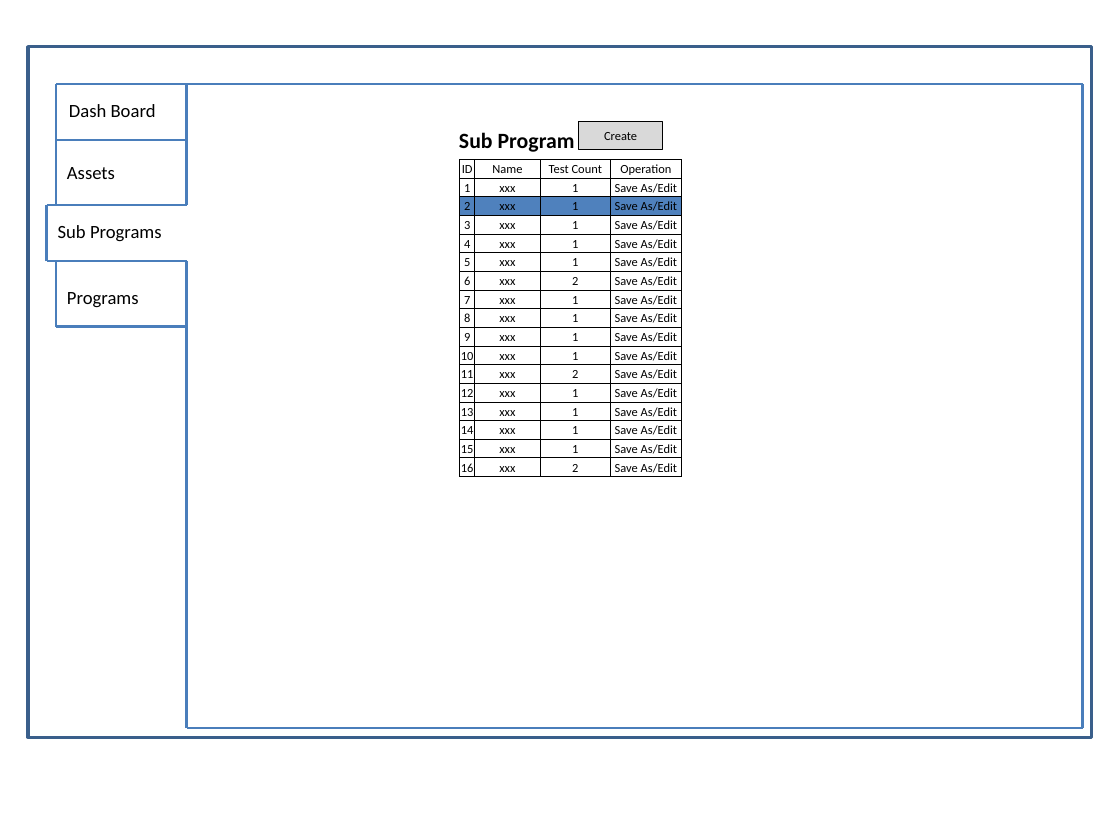
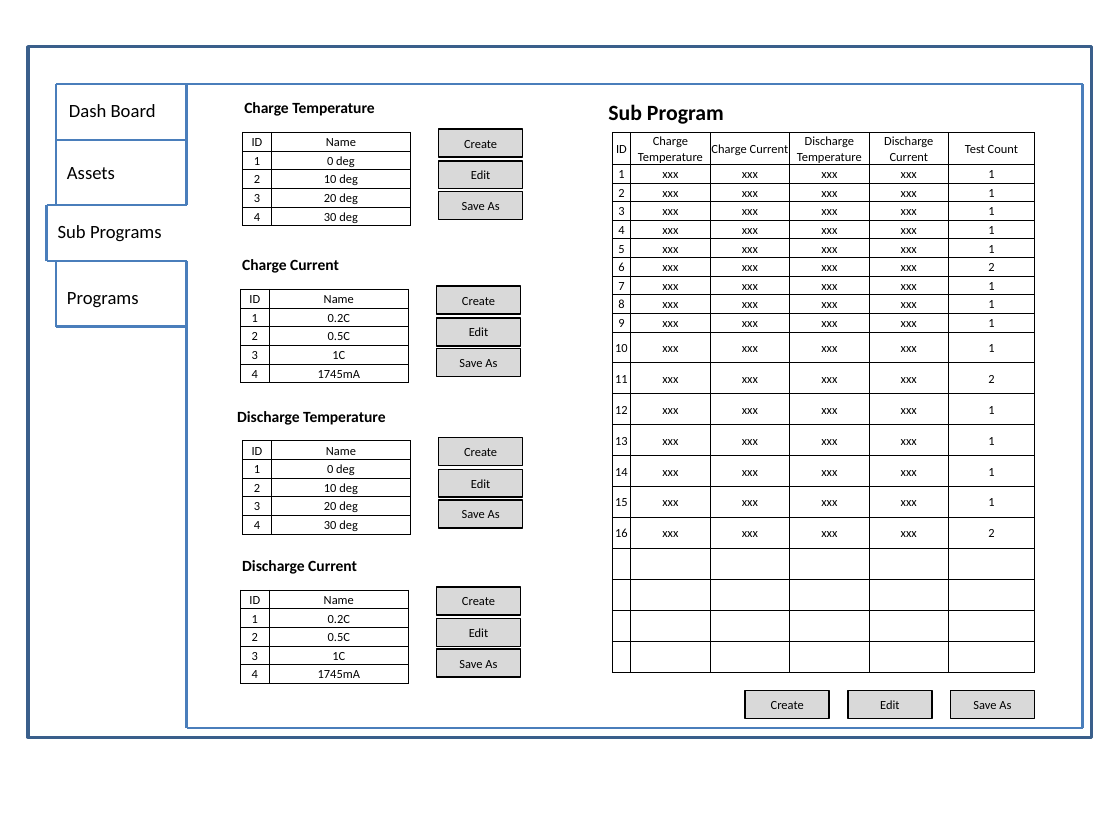
Before and after one commit to happylennychen/BCLabManagerV2, a slide deck: slide 14 of Doc/UI Design.pptx. Drawn at 1120x840 pixels with LibreOffice and Linux fonts; fonts in the diff are those of the drawing. Boxes give left, top, right and bottom in pixels: in the first picture for what was removed or moved away, otherwise in the second. Text is boxed around its words. In the diff, an @@ line names an element or a change of style, - is before the commit and + after.

```diff
--- a/Doc/UI Design.pptx
+++ b/Doc/UI Design.pptx
@@ text added at [244, 102, 374, 116], 10 pt, text #000000, bold @@
+Charge Temperature
@@ text "Sub Program": place and size @@
-text "Sub Program" at [459, 132, 575, 152]
+text "Sub Program" at [608, 104, 724, 124]
@@ table added at [243, 132, 411, 227], 5 rows, 2 columns @@
+ID | Name
+1 | 0 deg
+2 | 10 deg
+3 | 20 deg
+4 | 30 deg
@@ rectangle added at [439, 129, 523, 157], fill #D9D9D9, outline #000000 1 pt, 8 pt, text #000000 @@
+Create
@@ table at [613, 132, 1035, 672] @@
-ID | Name | Test Count | Operation
-1 | xxx | 1 | Save As/Edit
-2 | xxx | 1 | Save As/Edit
-3 | xxx | 1 | Save As/Edit
-4 | xxx | 1 | Save As/Edit
-5 | xxx | 1 | Save As/Edit
-6 | xxx | 2 | Save As/Edit
-7 | xxx | 1 | Save As/Edit
-8 | xxx | 1 | Save As/Edit
-9 | xxx | 1 | Save As/Edit
-10 | xxx | 1 | Save As/Edit
-11 | xxx | 2 | Save As/Edit
-12 | xxx | 1 | Save As/Edit
-13 | xxx | 1 | Save As/Edit
-14 | xxx | 1 | Save As/Edit
-15 | xxx | 1 | Save As/Edit
-16 | xxx | 2 | Save As/Edit
+ID | Charge Temperature | Charge Current | Discharge Temperature | Discharge Current | Test Count
+1 | xxx | xxx | xxx | xxx | 1
+2 | xxx | xxx | xxx | xxx | 1
+3 | xxx | xxx | xxx | xxx | 1
+4 | xxx | xxx | xxx | xxx | 1
+5 | xxx | xxx | xxx | xxx | 1
+6 | xxx | xxx | xxx | xxx | 2
+7 | xxx | xxx | xxx | xxx | 1
+8 | xxx | xxx | xxx | xxx | 1
+9 | xxx | xxx | xxx | xxx | 1
+10 | xxx | xxx | xxx | xxx | 1
+11 | xxx | xxx | xxx | xxx | 2
+12 | xxx | xxx | xxx | xxx | 1
+13 | xxx | xxx | xxx | xxx | 1
+14 | xxx | xxx | xxx | xxx | 1
+15 | xxx | xxx | xxx | xxx | 1
+16 | xxx | xxx | xxx | xxx | 2
+ |  |  |  |  | 
+ |  |  |  |  | 
+ |  |  |  |  | 
+ |  |  |  |  | 
@@ table: place and size @@
-table at [459, 159, 681, 477]
+table at [613, 132, 1035, 672]
@@ rectangle added at [439, 161, 523, 189], fill #D9D9D9, outline #000000 1 pt, 8 pt, text #000000 @@
+Edit
@@ rectangle added at [439, 192, 523, 220], fill #D9D9D9, outline #000000 1 pt, 8 pt, text #000000 @@
+Save As
@@ text added at [242, 259, 339, 273], 10 pt, text #000000, bold @@
+Charge Current
@@ table added at [241, 289, 409, 382], 5 rows, 2 columns @@
+ID | Name
+1 | 0.2C
+2 | 0.5C
+3 | 1C
+4 | 1745mA
@@ rectangle added at [437, 286, 521, 314], fill #D9D9D9, outline #000000 1 pt, 8 pt, text #000000 @@
+Create
@@ rectangle added at [437, 318, 521, 346], fill #D9D9D9, outline #000000 1 pt, 8 pt, text #000000 @@
+Edit
@@ rectangle added at [437, 348, 521, 376], fill #D9D9D9, outline #000000 1 pt, 8 pt, text #000000 @@
+Save As
@@ text added at [237, 411, 385, 425], 10 pt, text #000000, bold @@
+Discharge Temperature
@@ table added at [243, 441, 411, 535], 5 rows, 2 columns @@
+ID | Name
+1 | 0 deg
+2 | 10 deg
+3 | 20 deg
+4 | 30 deg
@@ rectangle added at [439, 438, 523, 466], fill #D9D9D9, outline #000000 1 pt, 8 pt, text #000000 @@
+Create
@@ rectangle added at [439, 469, 523, 497], fill #D9D9D9, outline #000000 1 pt, 8 pt, text #000000 @@
+Edit
@@ rectangle added at [439, 500, 523, 528], fill #D9D9D9, outline #000000 1 pt, 8 pt, text #000000 @@
+Save As
@@ text added at [242, 560, 357, 574], 10 pt, text #000000, bold @@
+Discharge Current
@@ table added at [241, 590, 409, 683], 5 rows, 2 columns @@
+ID | Name
+1 | 0.2C
+2 | 0.5C
+3 | 1C
+4 | 1745mA
@@ rectangle added at [437, 587, 521, 615], fill #D9D9D9, outline #000000 1 pt, 8 pt, text #000000 @@
+Create
@@ rectangle added at [437, 618, 521, 646], fill #D9D9D9, outline #000000 1 pt, 8 pt, text #000000 @@
+Edit
@@ rectangle added at [437, 650, 521, 678], fill #D9D9D9, outline #000000 1 pt, 8 pt, text #000000 @@
+Save As
@@ rectangle "Create": place and size @@
-rectangle "Create" at [579, 121, 663, 149]
+rectangle "Create" at [745, 691, 829, 719]
@@ rectangle added at [848, 691, 932, 719], fill #D9D9D9, outline #000000 1 pt, 8 pt, text #000000 @@
+Edit
@@ rectangle added at [951, 691, 1035, 719], fill #D9D9D9, outline #000000 1 pt, 8 pt, text #000000 @@
+Save As
```
Also in this commit, not shown: 2 other slides changed, 43 other files.
